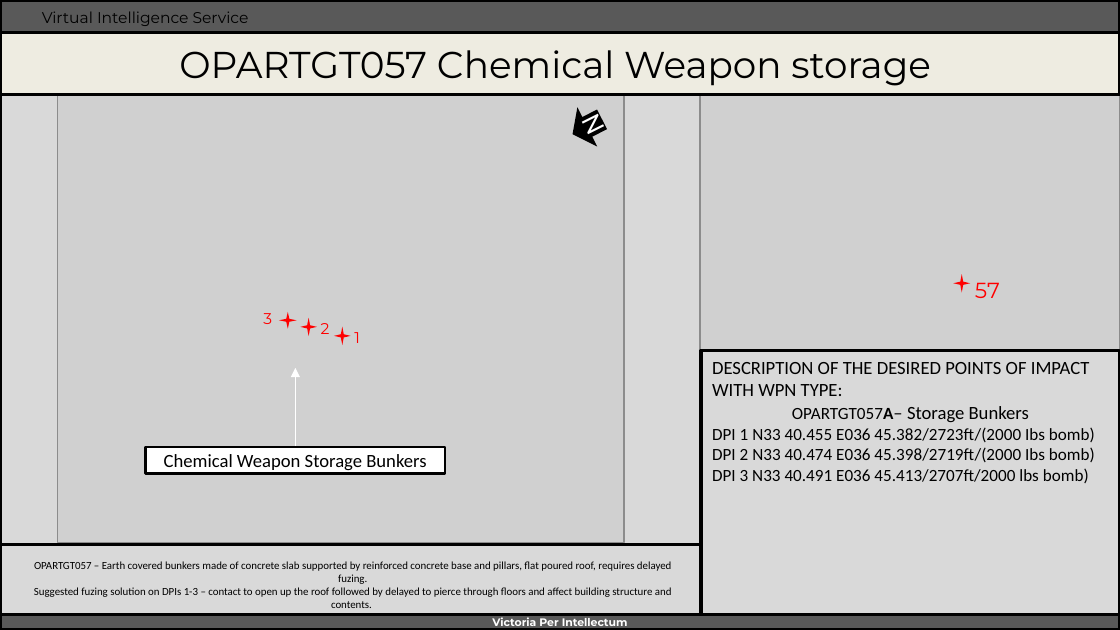
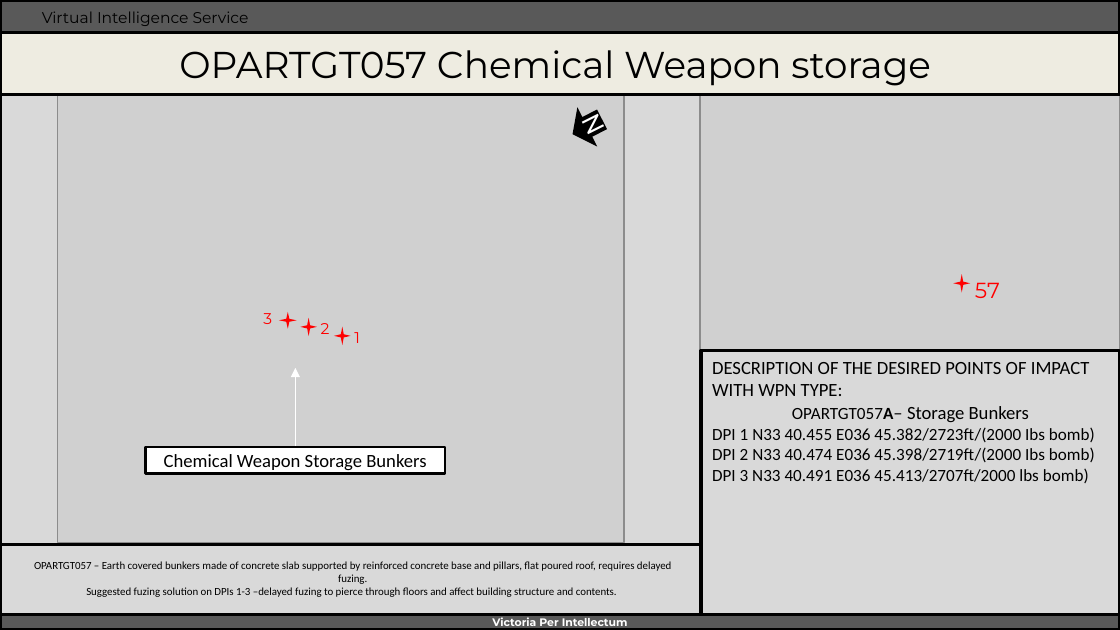
Before and after one commit to 132nd-vWing/VIS, a slide deck: slide 1 of OPAR/WORKSPACE/WIP Target Folders/OPARTGT057_Chemical_Storage_Bunkers.pptx. Drawn at 1120x630 pixels with LibreOffice and Linux fonts; fonts in the diff are those of the drawing; grey boxes stand for pictures; background and template pictures are left out. Boxes give left, top, right and bottom in pixels: in the first picture for what was removed or moved away, otherwise in the second. Text is boxed around its words. In the diff, an @@ line names an element or a change of style, - is before the commit and + after.

```diff
--- a/OPAR/WORKSPACE/WIP Target Folders/OPARTGT057_Chemical_Storage_Bunkers.pptx
+++ b/OPAR/WORKSPACE/WIP Target Folders/OPARTGT057_Chemical_Storage_Bunkers.pptx
@@ text at (x1=86, y1=587, x2=617, y2=597): text changed @@
-Suggested fuzing solution on DPIs 1-3 – contact to open up the roof followed by delayed to pierce through floors and affect building structure and contents.
+Suggested fuzing solution on DPIs 1-3 –delayed fuzing to pierce through floors and affect building structure and contents.
```
Also in this commit, not shown: 19 other files.
